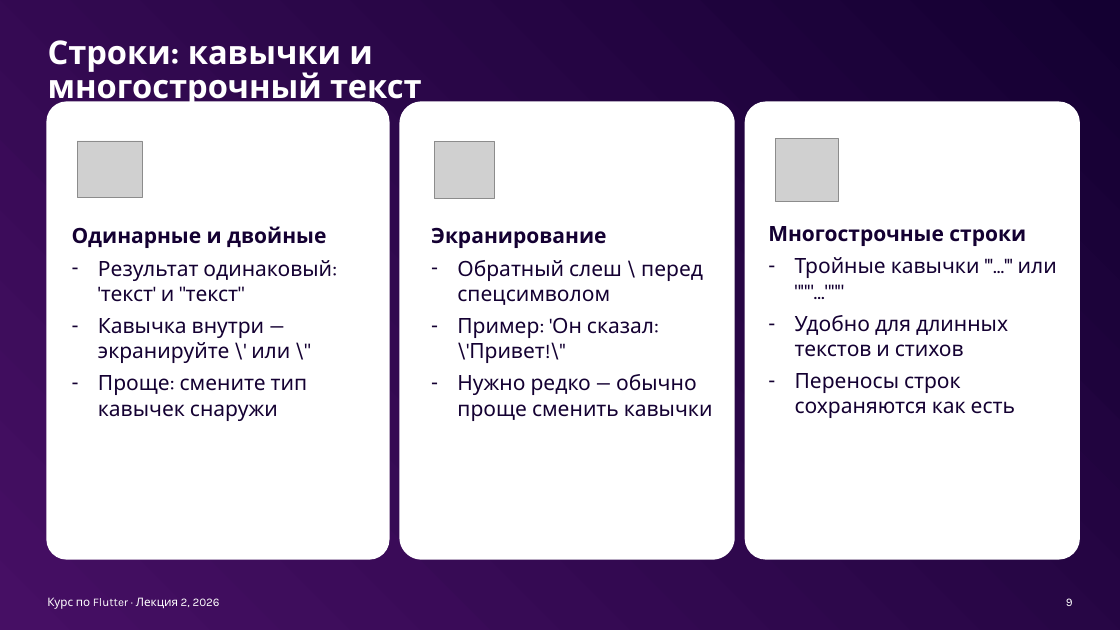
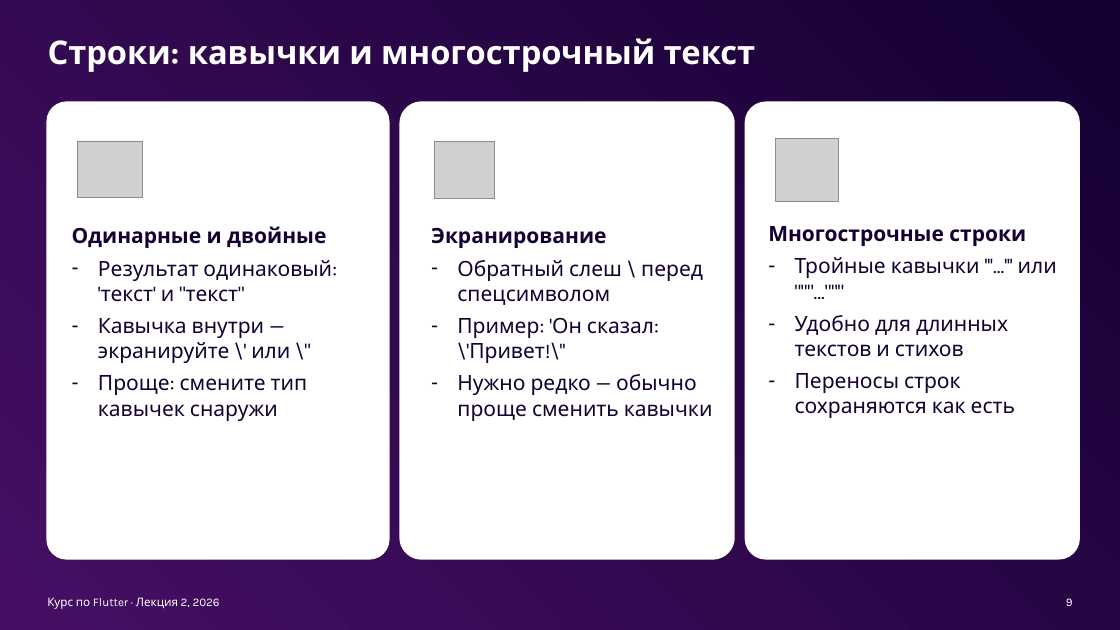
Before and after one commit to xander9112/university_flutter_course, a slide deck: slide 9 of Лекция 2 - Dart - Синтаксис и основы/Лекция 2 - Dart - Синтаксис и основы.pptx. Drawn at 1120x630 pixels with LibreOffice and Linux fonts; fonts in the diff are those of the drawing; grey boxes stand for pictures; background and template pictures are left out. Boxes give left, top, right and bottom in pixels: in the first picture for what was removed or moved away, otherwise in the second. Text is boxed around its words. In the diff, an @@ line names an element or a change of style, - is before the commit and + after.

```diff
--- a/Лекция 2 - Dart - Синтаксис и основы/Лекция 2 - Dart - Синтаксис и основы.pptx
+++ b/Лекция 2 - Dart - Синтаксис и основы/Лекция 2 - Dart - Синтаксис и основы.pptx
@@ title "Строки: кавычки и многострочный текст" rewrapped from (48,40,422,108) to (48,38,756,72) @@
```
Also in this commit, not shown: 9 other slides changed.
